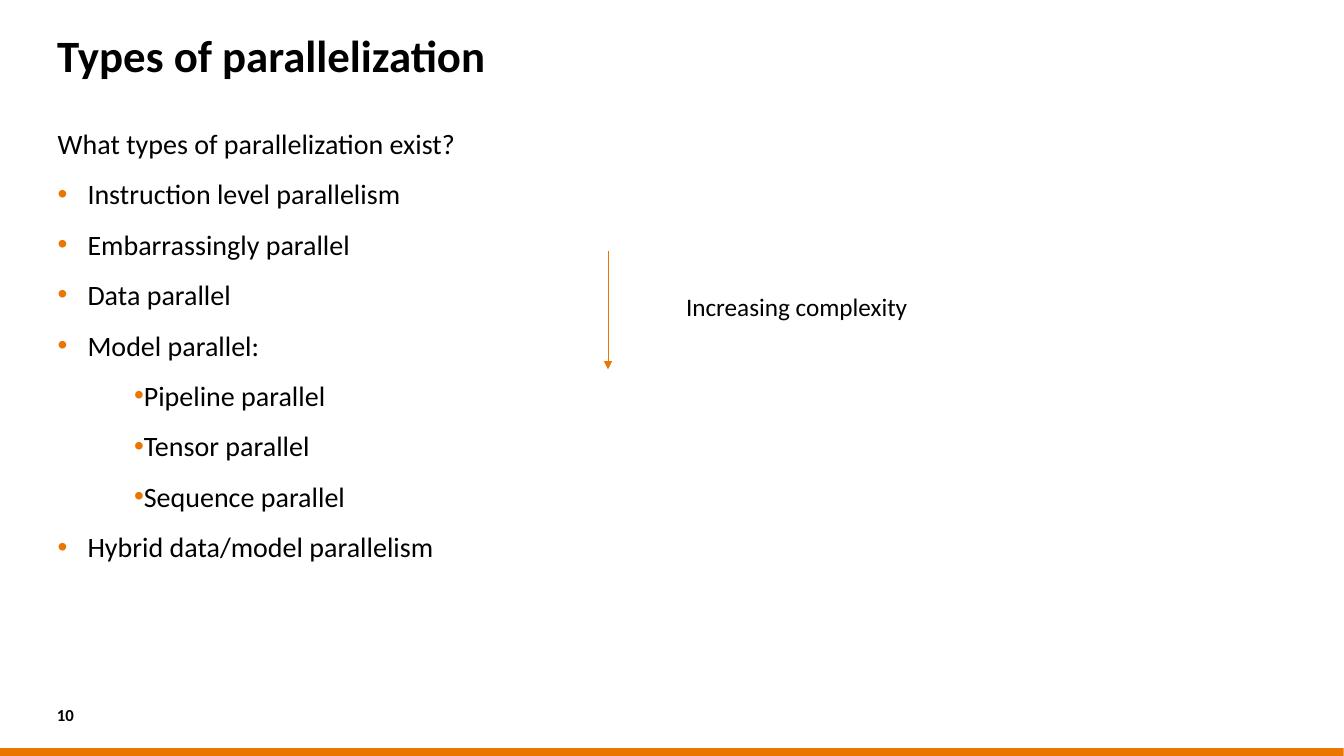
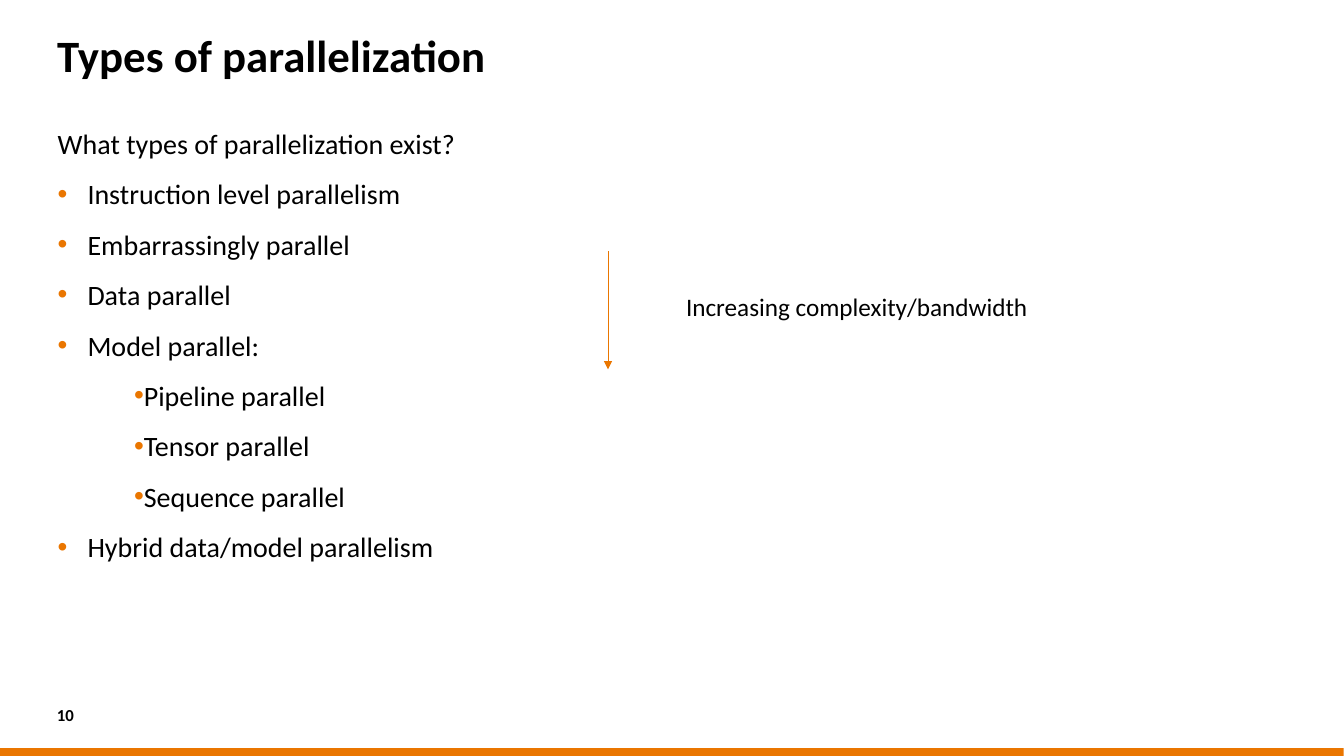
Before and after one commit to sara-nl/HPML-course-materials, a slide deck: slide 10 of Day2/slides/Parallel_Computing_for_DL.pptx. Drawn at 1344x756 pixels with LibreOffice and Linux fonts; fonts in the diff are those of the drawing; background and template pictures are left out. Boxes give left, top, right and bottom in pixels: in the first picture for what was removed or moved away, otherwise in the second. Text is boxed around its words. In the diff, an @@ line names an element or a change of style, - is before the commit and + after.

```diff
--- a/Day2/slides/Parallel_Computing_for_DL.pptx
+++ b/Day2/slides/Parallel_Computing_for_DL.pptx
@@ text at box(686, 298, 1028, 321): text changed @@
-Increasing complexity
+Increasing complexity/bandwidth
```
Also in this commit, not shown: 37 other slides changed, 6 slides added, 12 other files.
